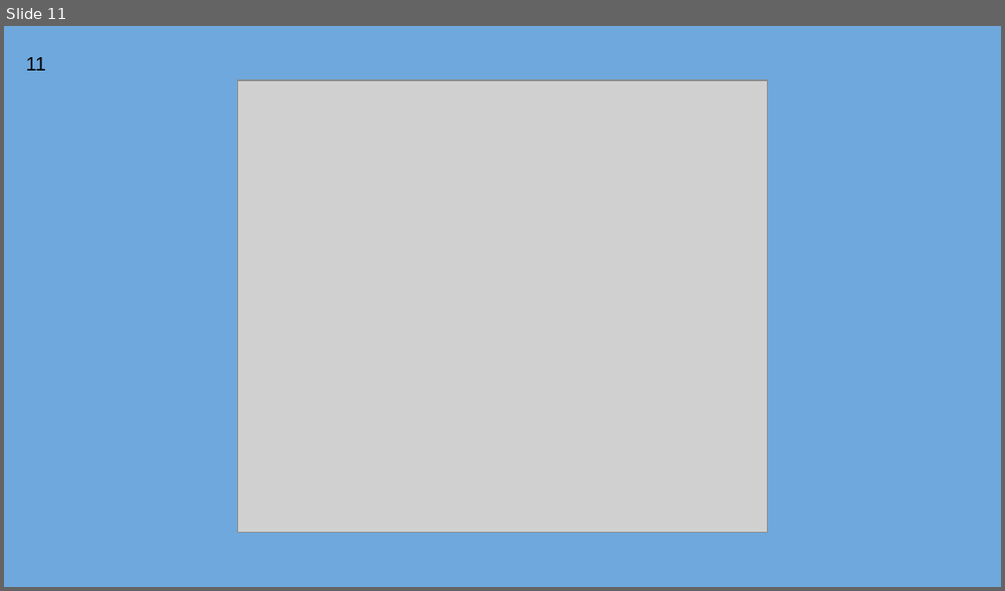
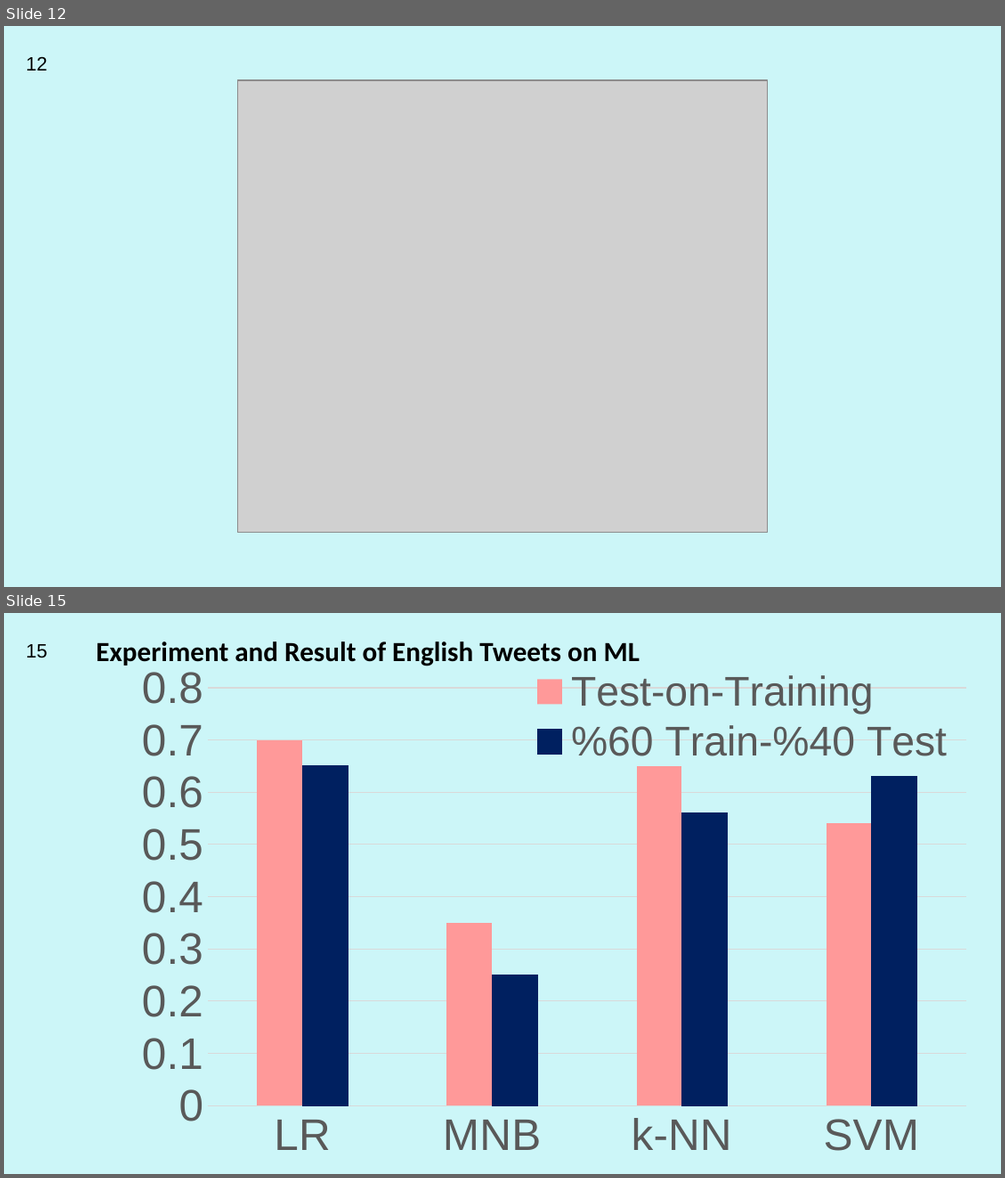
Before and after one commit to bugseerdogan/CSE4095S17_Group3, a slide deck: CSE4095S17_Group3.pptx. Shown one above the other, each under a label of ours: slide 11 before the commit, slides 12 and 15 after it; the slides between them are not shown. The pictures are 1005x591 and 1005x1178 pixels, drawn with LibreOffice and Linux fonts; fonts in the diff are those of the drawing; grey boxes stand for pictures. Boxes give left, top, right and bottom in pixels: in the first picture for what was removed or moved away, otherwise in the second. Text is boxed around its words. In the diff, an @@ line names an element or a change of style, - is before the commit and + after.

```diff
--- a/CSE4095S17_Group3.pptx
+++ b/CSE4095S17_Group3.pptx
@@ slide 15 added at (x1=4, y1=613, x2=1001, y2=1174), background #CCF6F8 @@
@@ page number added at (x1=26, y1=644, x2=48, y2=658), 14 pt, text #000000 @@
+15
@@ text added at (x1=96, y1=641, x2=639, y2=666), 20 pt, text #000000, bold @@
+Experiment and Result of English Tweets on ML
@@ column chart added at (x1=142, y1=663, x2=966, y2=1164) @@
+categories: LR, MNB, k-NN, SVM
+Test-on-Training: 0.7, 0.35, 0.65, 0.54
+%60 Train-%40 Test: 0.65, 0.25, 0.56, 0.63
@@ what was slide 11 is now slide 12 @@
@@ slide 12 changed as well @@
@@ background #6FA8DC to #CCF6F8 @@
@@ page number at (x1=26, y1=56, x2=48, y2=70): text changed @@
-11
+12
```
Also in this commit, not shown: 7 other slides changed, 11 other slides added, 3 slides removed.
